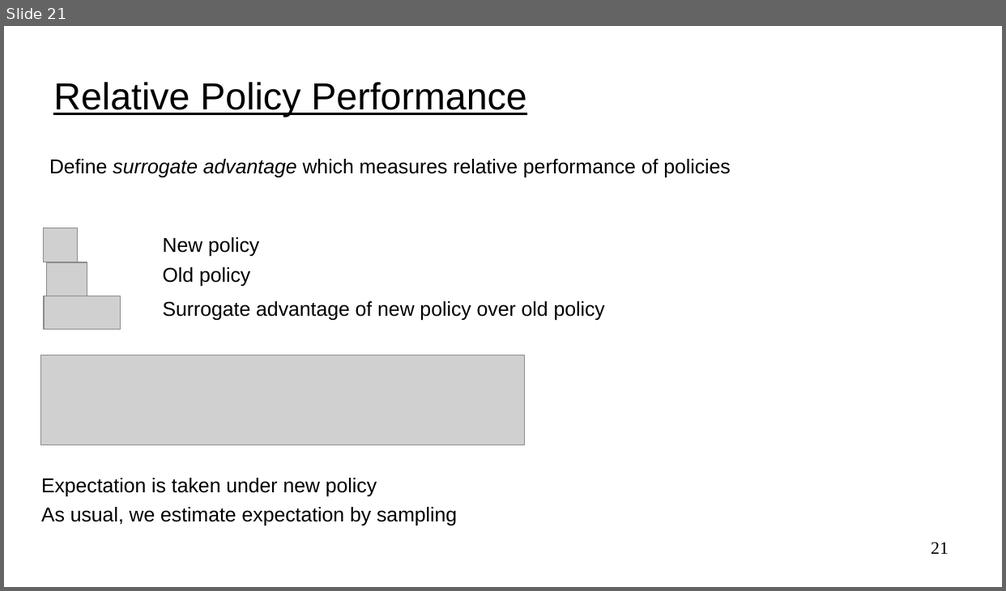
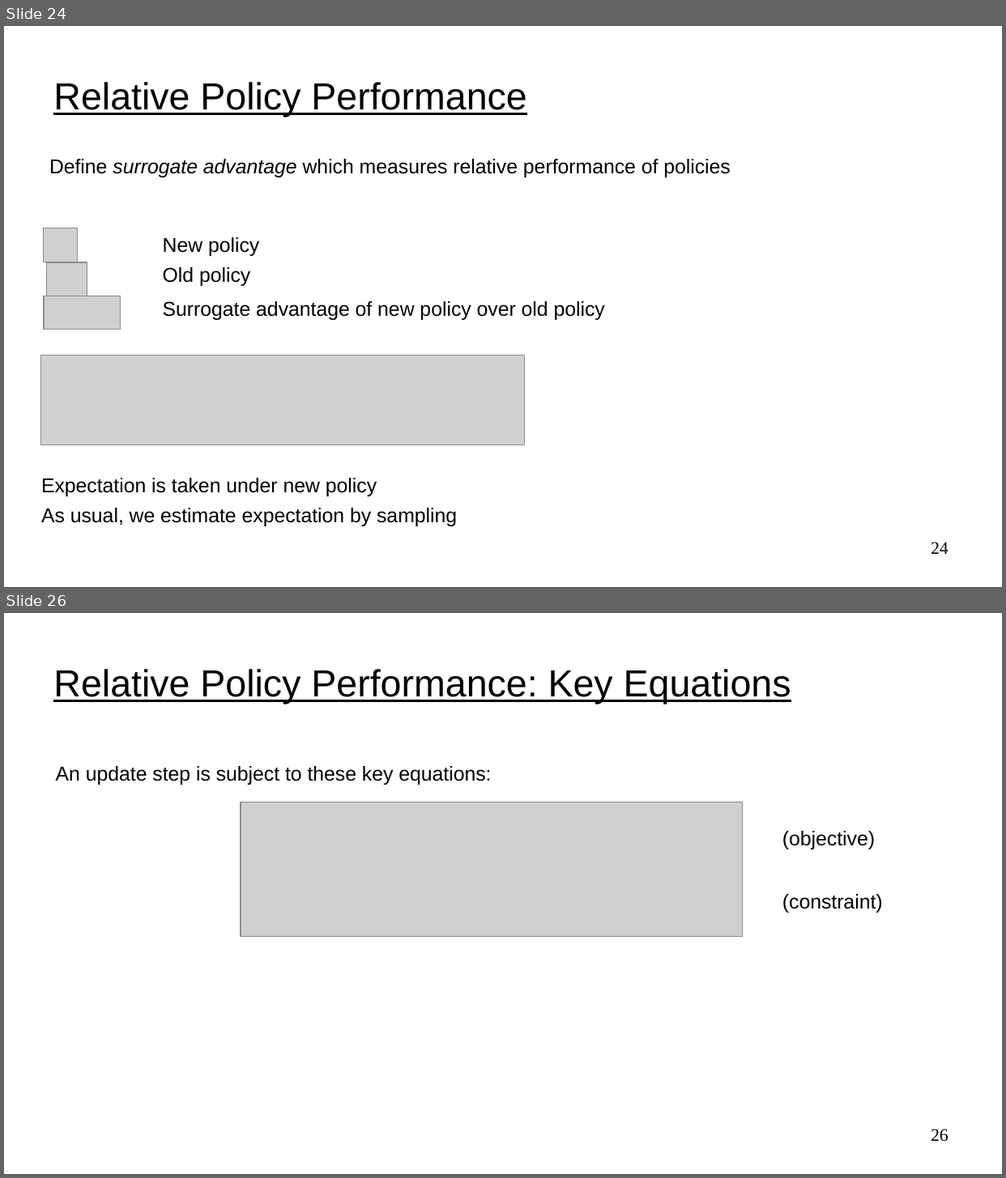
Before and after one commit to UVADS/reinforcement_learning, a slide deck: 08_policy_gradients_extensions/policy_gradients_extensions.ppt. Shown one above the other, each under a label of ours: slide 21 before the commit, slides 24 and 26 after it; the slides between them are not shown. The pictures are 1006x591 and 1006x1178 pixels, drawn with LibreOffice and Linux fonts; fonts in the diff are those of the drawing; grey boxes stand for pictures. Boxes give left, top, right and bottom in pixels: in the first picture for what was removed or moved away, otherwise in the second. Text is boxed around its words. In the diff, an @@ line names an element or a change of style, - is before the commit and + after.

```diff
--- a/08_policy_gradients_extensions/policy_gradients_extensions.ppt
+++ b/08_policy_gradients_extensions/policy_gradients_extensions.ppt
@@ slide 26 added at [4, 613, 1002, 1174], background #FFFFFF @@
@@ title added at [53, 669, 791, 704], 30 pt, text #000000, underline @@
+Relative Policy Performance: Key Equations
@@ text added at [56, 766, 491, 785], 16 pt, text #000000 @@
+An update step is subject to these key equations:
@@ picture added at [241, 803, 742, 936] @@
@@ text added at [782, 831, 875, 850], 16 pt, text #000000 @@
+(objective)
@@ text added at [782, 894, 883, 913], 16 pt, text #000000 @@
+(constraint)
@@ page number added at [931, 1129, 948, 1142], 14 pt, text #000000 @@
+26
@@ what was slide 21 is now slide 24 @@
@@ page number at [931, 542, 948, 554]: text changed @@
-21
+24
```
Also in this commit, not shown: 8 slides changed, 6 other slides added.
